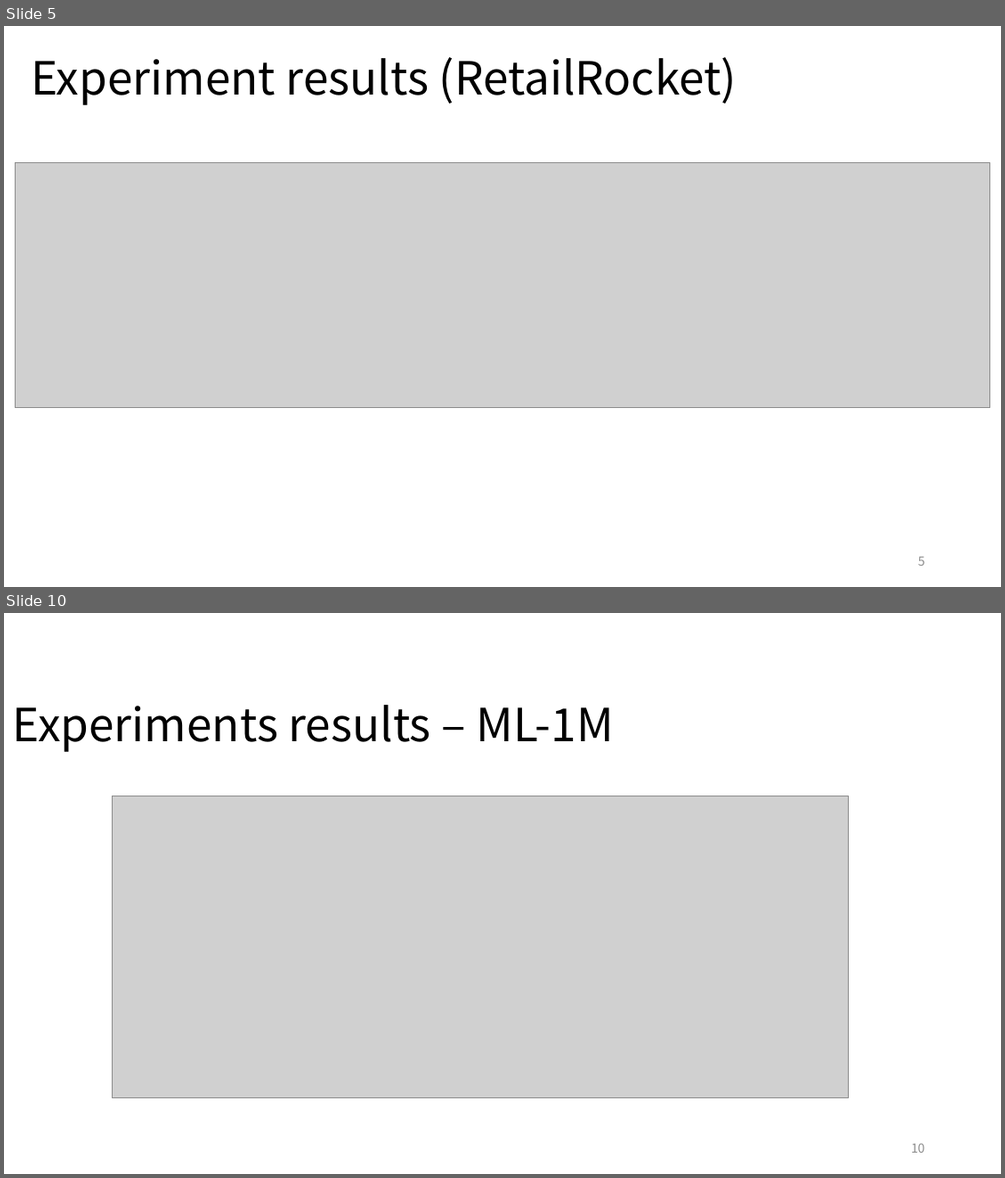
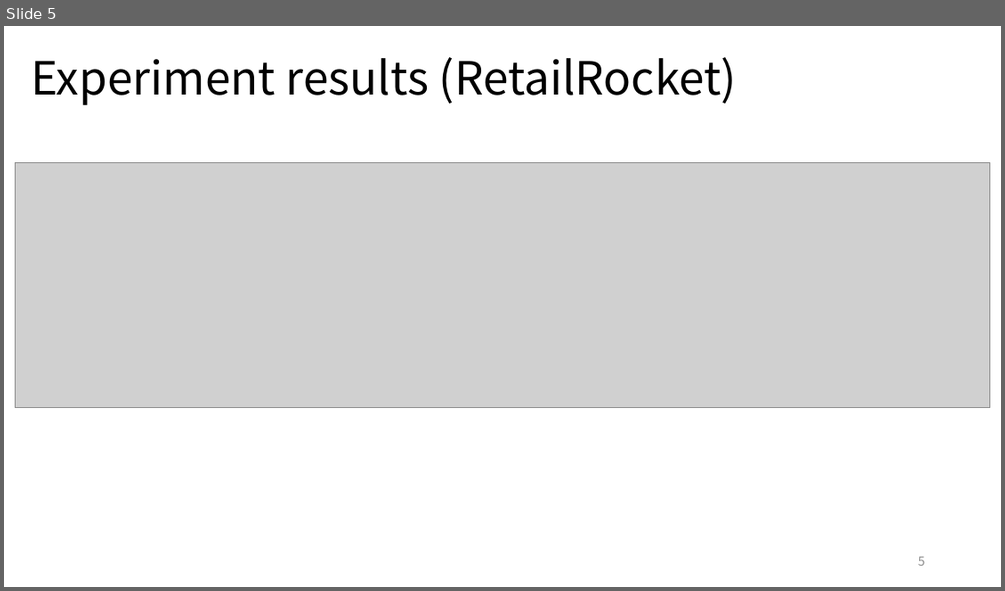
Before and after one commit to YunlongLin0125/Recommender-System, a slide deck: week5/Dissertation_5.pptx. Shown one above the other, each under a label of ours: slides 5 and 10 before the commit, slide 5 after it; the slides between them are not shown. The pictures are 1005x1178 and 1005x591 pixels, drawn with LibreOffice and Linux fonts; fonts in the diff are those of the drawing; grey boxes stand for pictures. Boxes give left, top, right and bottom in pixels: in the first picture for what was removed or moved away, otherwise in the second. Text is boxed around its words. In the diff, an @@ line names an element or a change of style, - is before the commit and + after.

```diff
--- a/week5/Dissertation_5.pptx
+++ b/week5/Dissertation_5.pptx
@@ slide 10 removed at (4,613,1001,1174), background #FFFFFF @@
@@ title removed at (13,705,613,752) @@
-Experiments results – ML-1M
@@ picture removed at (113,796,849,1098) @@
@@ page number removed at (911,1143,925,1152) @@
-10
```
Also in this commit, not shown: 1 slide changed, 3 slides added, 5 other slides removed, 5 other files.
